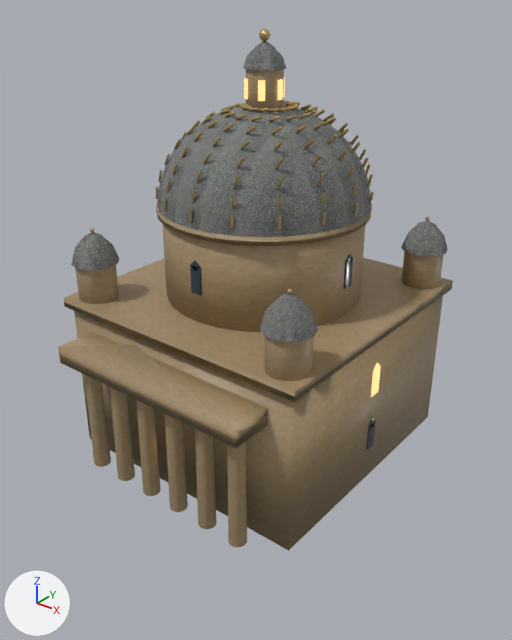
A saved change to the glTF model game/voxario/Eryndor/Assets/Models/valoria/city/dome_hall.glb.
One viewpoint serves both versions: a 50 mm camera at (33.4, -42.7, 37.2) aimed at (0.8, -2.0, 11.9). Lighting does not change. The marker at lower left points along +X, +Y and +Z. The first picture is the older version. Vertices at exactly the same position are counted once.

Objects in the first picture: 'dome_hall'.
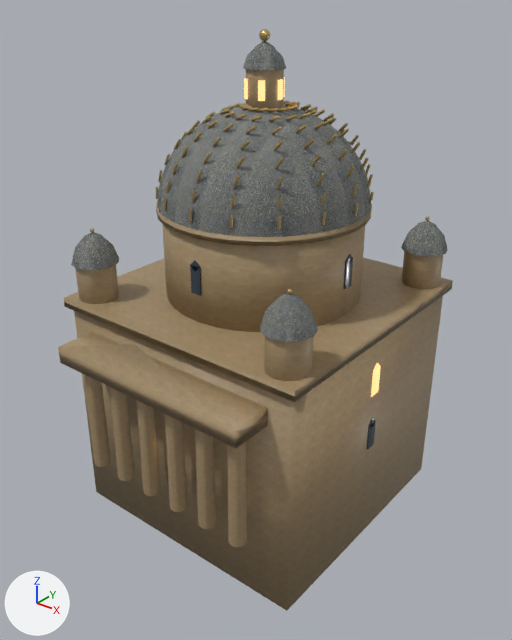
Boxes (x1, y1, x2, y2) around the edits, measured in the pictures (512 x 640 px; the box of a moved part takes in the faces that stretch with it):
'dome_hall', reshaped (11% taller)
    before: (58, 29, 453, 551)
    after: (58, 29, 453, 611)
part 1 of me_dome_hall, moved or reshaped
    before: (74, 296, 443, 551)
    after: (74, 296, 443, 611)

Patch to the scene script:
```diff
--- a/game/voxario/Eryndor/Assets/Models/valoria/city/dome_hall.glb.py
+++ b/game/voxario/Eryndor/Assets/Models/valoria/city/dome_hall.glb.py
@@ me_dome_hall @@
 # used by ob_dome_hall; location = (0.0, 0.0, 0.0)
 # before: 0 (11.0, 11.0, 0.0) at pixel (427, 417), 3 (11.0, -11.0, 0.0) at pixel (288, 550), 4 (-11.0, -11.0, 0.0) at pixel (89, 438), 7 (-11.0, 11.0, 0.0)
-me_dome_hall.from_pydata(...)  # 2995 vertices, 5105 faces; spans x -11.5..11.5, y -14.3..11.5, z 0.0..33.8
+me_dome_hall.from_pydata(...)  # 2995 vertices, 5105 faces; spans x -11.5..11.5, y -14.3..11.5, z -6.0..33.8
+# me_dome_hall part 1
+for i in [0, 3, 4, 7]: me_dome_hall.vertices[i].co += Vector((0.0, 0.0, -6.0))
 me_dome_hall.materials.append(mat_limestone)
```
